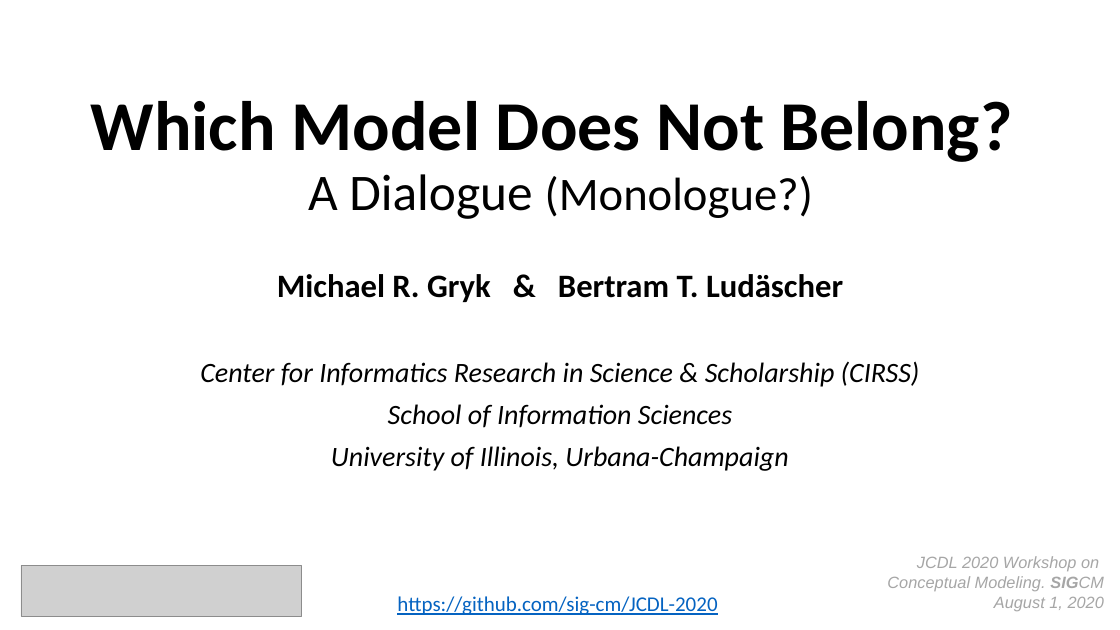
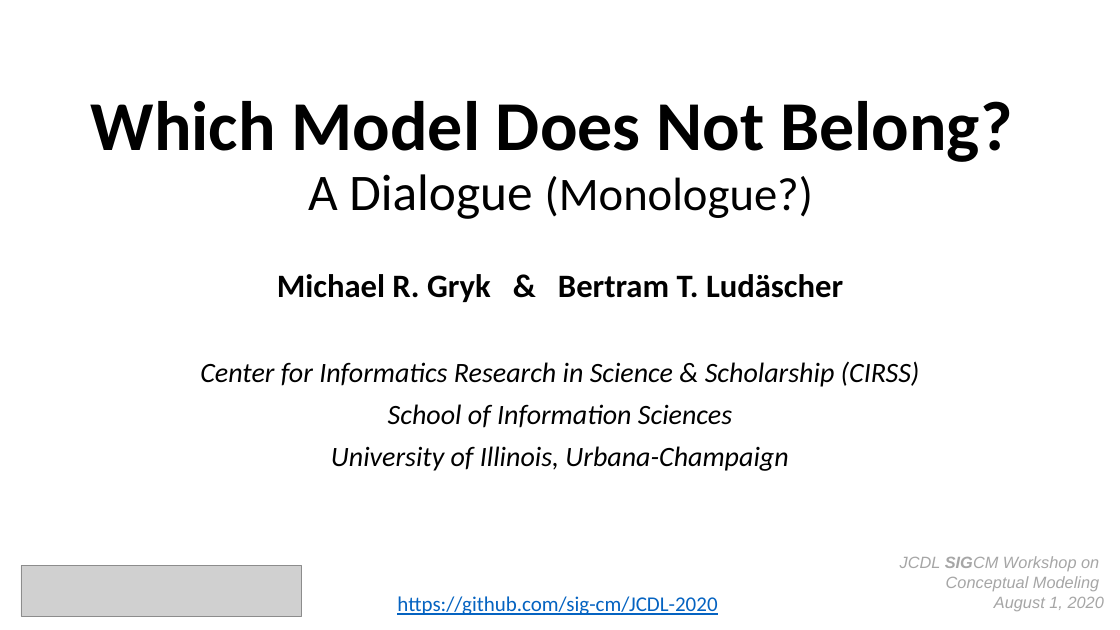
Before and after one commit to idaks/WODB, a slide deck: slide 1 of automorphisms/WODB-JCDL-workshop.pptx. Drawn at 1120x630 pixels with LibreOffice and Linux fonts; fonts in the diff are those of the drawing; grey boxes stand for pictures. Boxes give left, top, right and bottom in pixels: in the first picture for what was removed or moved away, otherwise in the second. Text is boxed around its words. In the diff, an @@ line names an element or a change of style, - is before the commit and + after.

```diff
--- a/automorphisms/WODB-JCDL-workshop.pptx
+++ b/automorphisms/WODB-JCDL-workshop.pptx
@@ text at (900,556,1099,591): text changed @@
-JCDL 2020 Workshop on
-Conceptual Modeling. SIGCM
+JCDL SIGCM Workshop on
+Conceptual Modeling
```
Also in this commit, not shown: 2 other slides changed, 3 slides added, 3 other files.
